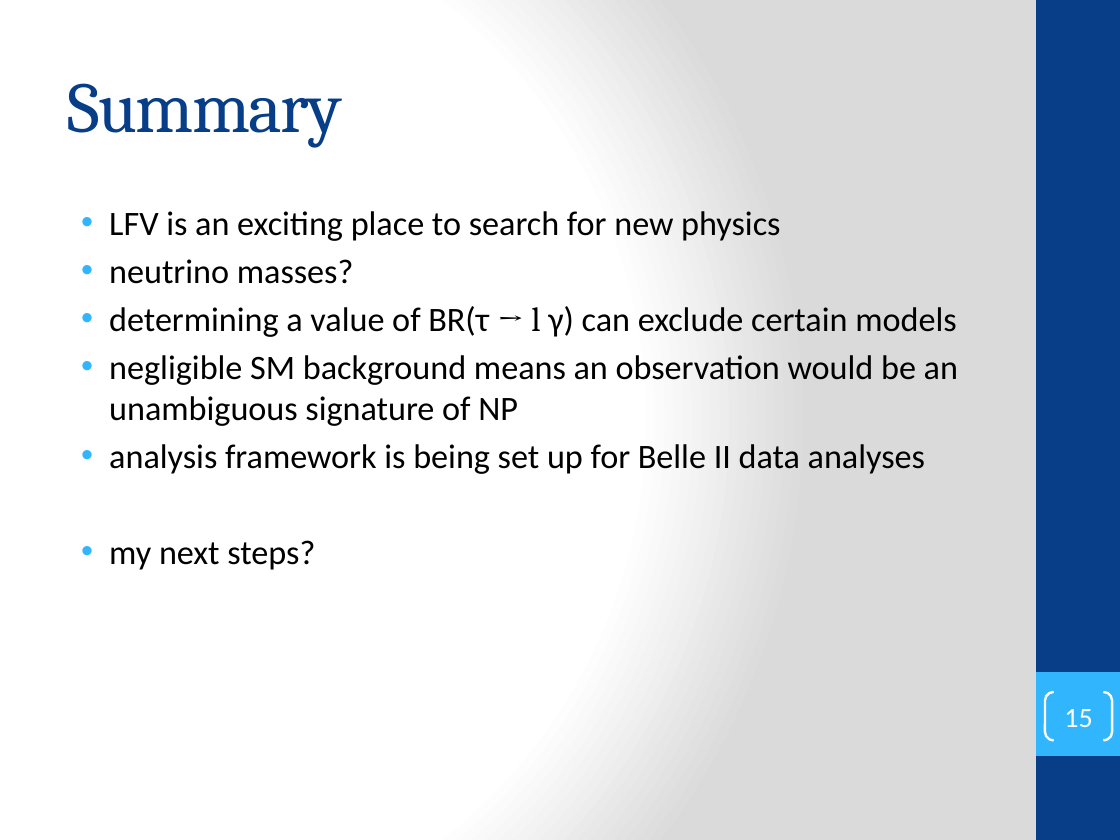
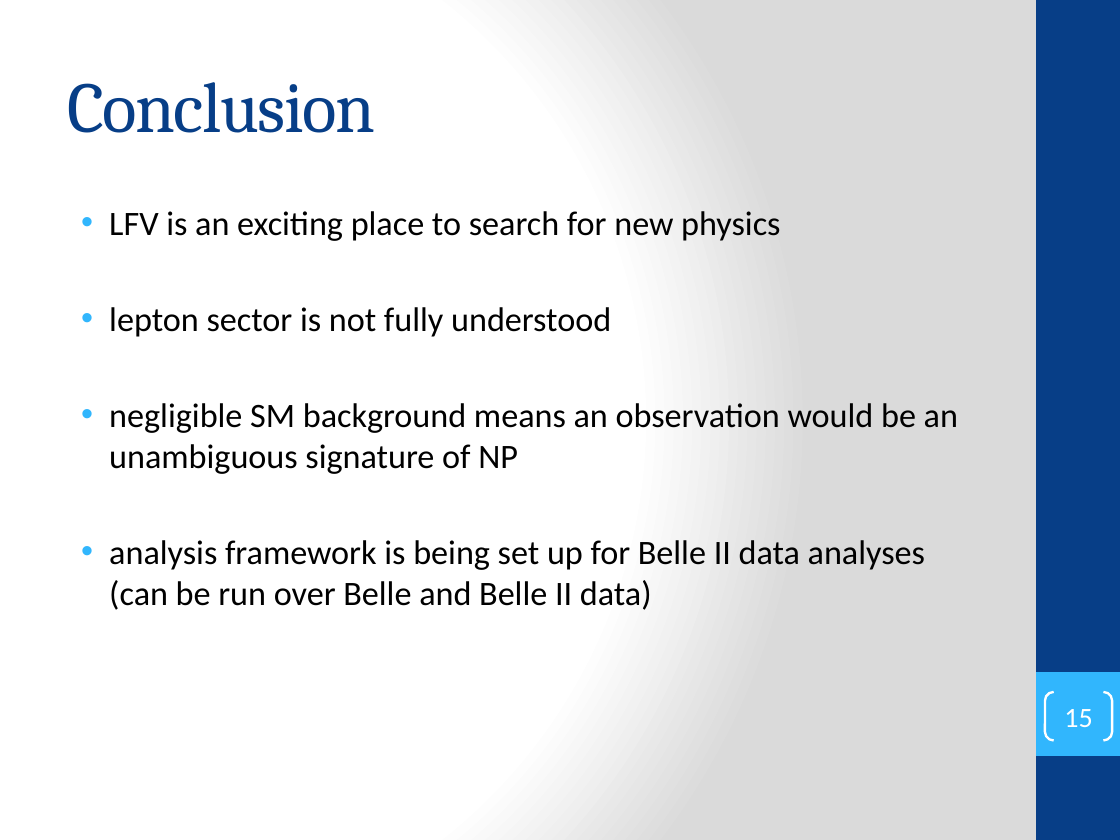
Before and after one commit to secret-agent-drone/lit-review, a slide deck: slide 15 of LiteratureReview_talk/lit_review_talk.pptx. Drawn at 1120x840 pixels with LibreOffice and Linux fonts; fonts in the diff are those of the drawing. Boxes give left, top, right and bottom in pixels: in the first picture for what was removed or moved away, otherwise in the second. Text is boxed around its words. In the diff, an @@ line names an element or a change of style, - is before the commit and + after.

```diff
--- a/LiteratureReview_talk/lit_review_talk.pptx
+++ b/LiteratureReview_talk/lit_review_talk.pptx
@@ title at (67,82,375,133): text changed @@
-Summary
+Conclusion
@@ text at (109,307,611,337): text changed @@
-• neutrino masses?
-• determining a value of BR(τ → l γ) can exclude certain models
+• lepton sector is not fully understood
@@ text at (109,540,925,610): text changed @@
-• analysis framework is being set up for Belle II data analyses
-• my next steps?
+• analysis framework is being set up for Belle II data analyses (can be run over Belle and Belle II data)
```
Also in this commit, not shown: 2 other slides changed, 7 other files.
